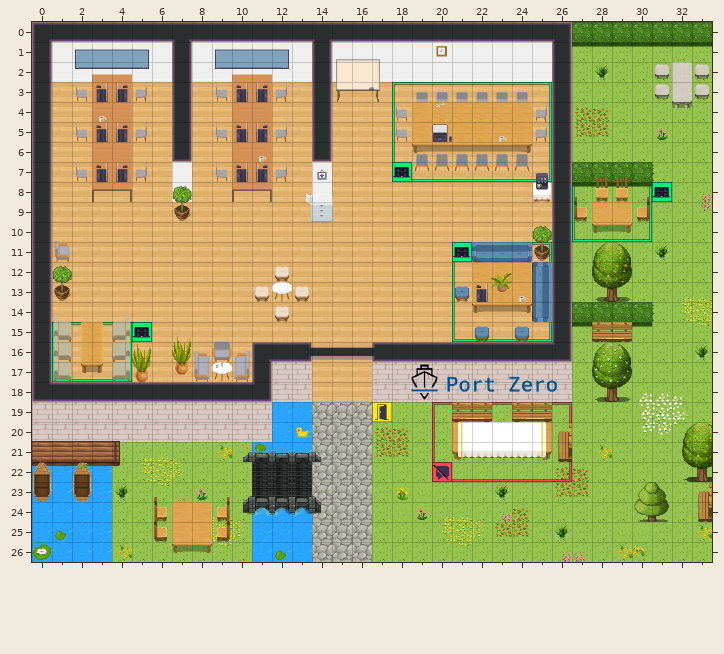
Level history. Tiled map (JSON): office-winter.tmj. Above: the version before the commit.
Cells are 32x32 px. Shown: x 0..33, y 0..26.
Once edited:
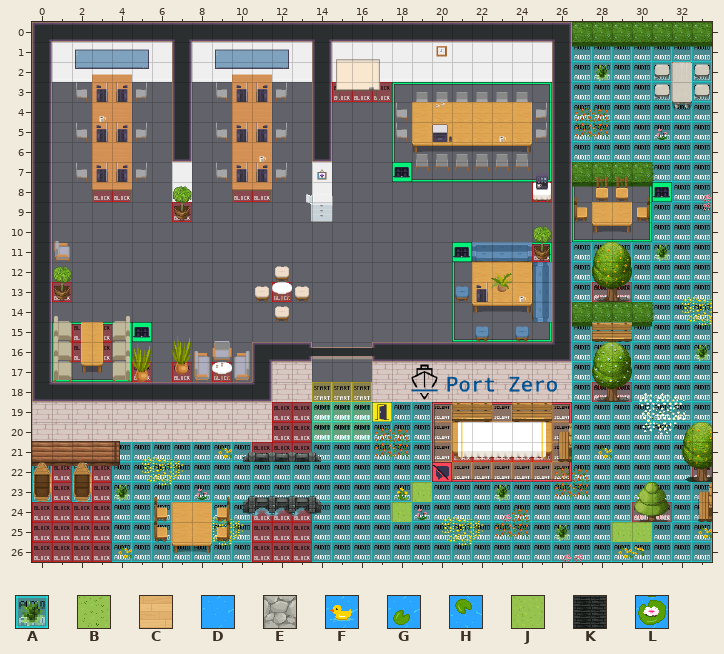
Key: from "Chunk 1": A 2, B 5, C 7, D 15, E 16, F 17, G 21, H 21 flipped up-down, J 23, K 25, L 27.
_ is an empty cell.
See-through tiles are keyed as they look on the map.
Edits made:
Layer "birds":
Tile A is added in rows 19 to 20 at x 14 to 16.
Layer "boeden" (now hidden):
The edit erases tile B in row 1 at x 27 to 33; in rows 2 to 3 at x 27 to 31 and 33; in rows 4 to 6 at x 27 to 33; in row 7 at x 31 to 33; in row 8 at x 27 to 30 and 32 to 33; in row 9 at x 27 and 30 to 33.
The edit erases tile B in rows 10 to 13 at x 27 to 33; in row 14 at x 31 to 33; in rows 15 to 18 at x 27 to 33; in row 19 at x 17 to 33; in row 20 at x 17 to 20 and 26 to 33; in row 21 at x 4 to 10 and 17 to 32.
The edit erases tile B in row 22 at x 4 to 10, 17 to 19 and 21 to 33; in row 23 at x 4 to 10, 17 and 20 to 33; in row 24 at x 4 to 6, 9 to 10, 17 and 20 to 33; in row 25 at x 4 to 6, 9 to 10, 17 to 28 and 31 to 33; in row 26 at x 4 to 10 and 17 to 33.
The edit erases tile C in row 3 at x 1 to 2, 5 to 6, 8 to 9, 12 to 13 and 15 to 25; in rows 4 to 5 at x 1 to 2, 5 to 6, 8 to 9, 12 to 13, 15 to 18 and 25; in row 6 at x 1 to 2, 5 to 6, 8 to 9, 12 to 13 and 15 to 25; in row 7 at x 1 to 2, 5 to 6, 8 to 9, 12 to 13, 15 to 17 and 19 to 25; in row 8 at x 1 to 6, 8 to 13 and 15 to 25; in row 9 at x 1 to 13 and 15 to 25.
The edit erases tile C in row 10 at x 1 to 25; in row 11 at x 1 to 20 and 25; in rows 12 to 13 at x 1 to 21; in row 14 at x 1 to 24; in row 15 at x 1 to 4 and 6 to 25; in rows 16 to 17 at x 1 to 10 and 14 to 16.
The edit erases tile C in row 18 at x 14 to 16.
The edit erases tile D in row 19 at x 12 to 13; in row 20 at x 12; in row 21 at x 12 to 13; in rows 22 to 23 at x 0 to 3; in row 24 at x 0 to 3 and 11 to 13; in row 25 at x 0, 2 to 3 and 11 to 13.
The edit erases tile D in row 26 at x 1 to 3, 11 and 13.
The edit erases tile E in rows 19 to 26 at x 14 to 16.
The edit erases tile F in row 20 at x 13.
The edit erases tile G in row 25 at x 1; in row 26 at x 12.
The edit erases tile H in row 21 at x 11.
The edit erases tile J in row 23 at x 18; in row 24 at x 19.
The edit erases tile K in rows 22 to 23 at x 11 to 13.
The edit erases tile L in row 26 at x 0.
